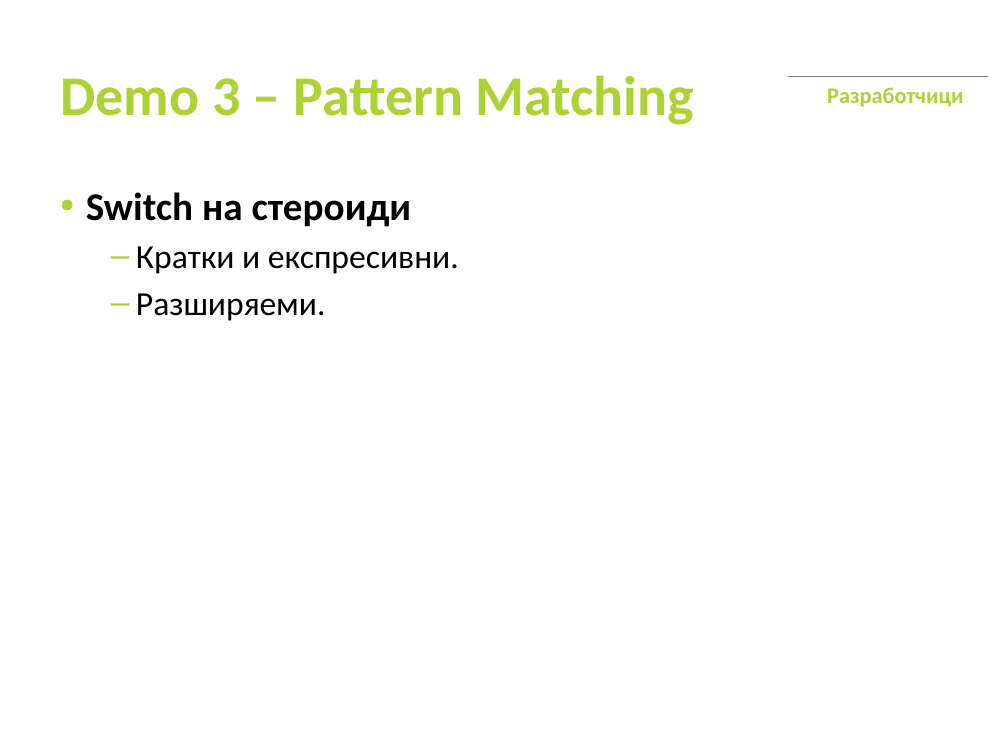
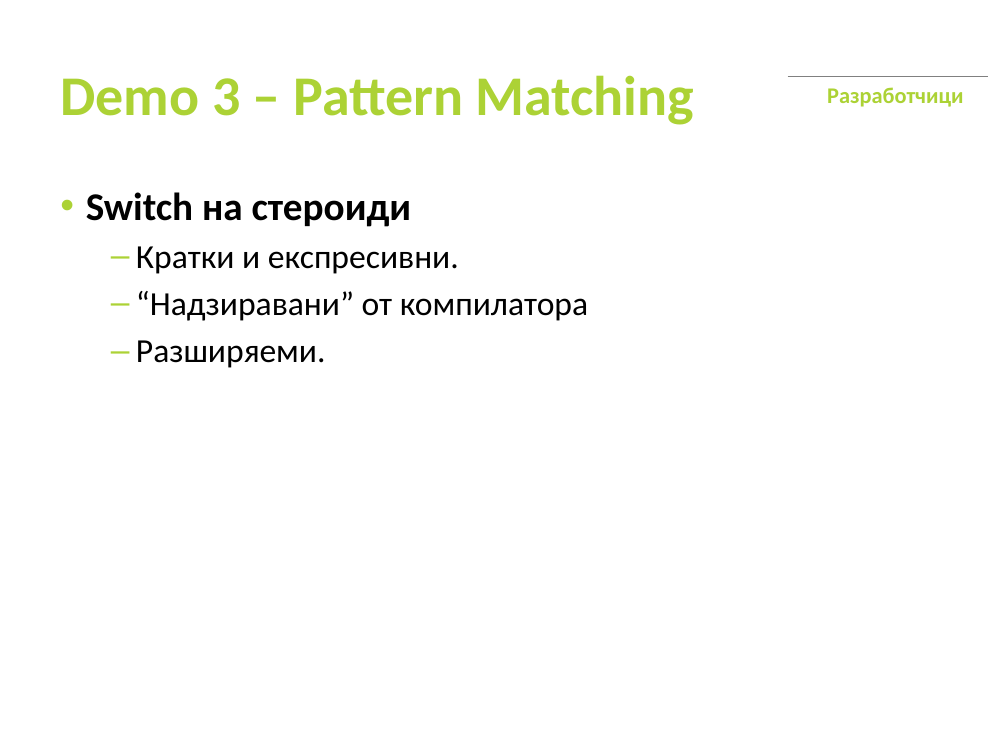
Before and after one commit to hdeshev/fsharp-msdays09, a slide deck: slide 10 of MSDays09_HristoDeshev.pptx. Drawn at 1008x756 pixels with LibreOffice and Linux fonts; fonts in the diff are those of the drawing; background and template pictures are left out. Boxes give left, top, right and bottom in pixels: in the first picture for what was removed or moved away, otherwise in the second. Text is boxed around its words. In the diff, an @@ line names an element or a change of style, - is before the commit and + after.

```diff
--- a/MSDays09_HristoDeshev.pptx
+++ b/MSDays09_HristoDeshev.pptx
@@ text at <box>136,291,588,321</box>: paragraph added @@
+  – “Надзиравани” от компилатора
```
Also in this commit, not shown: 8 other slides changed, 3 other files.
